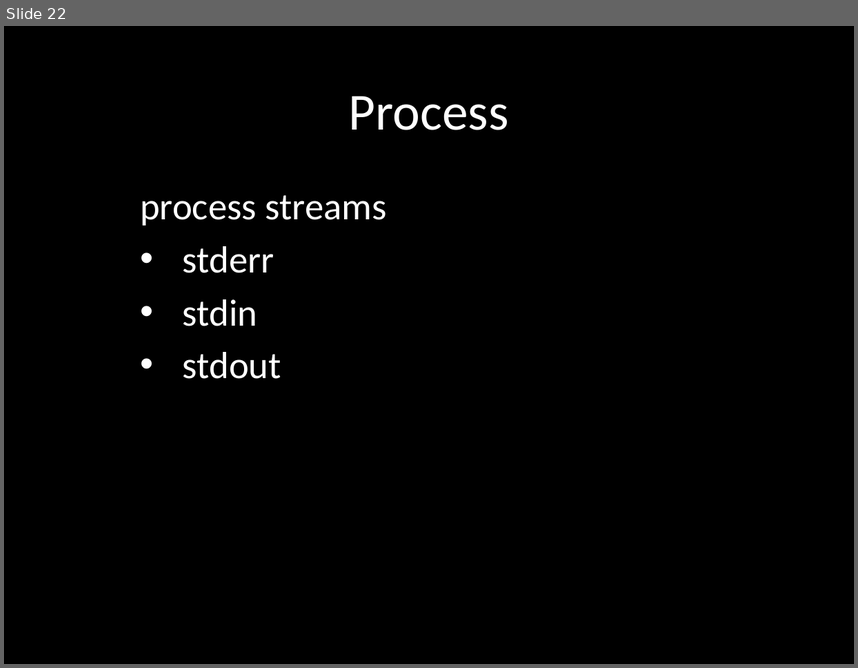
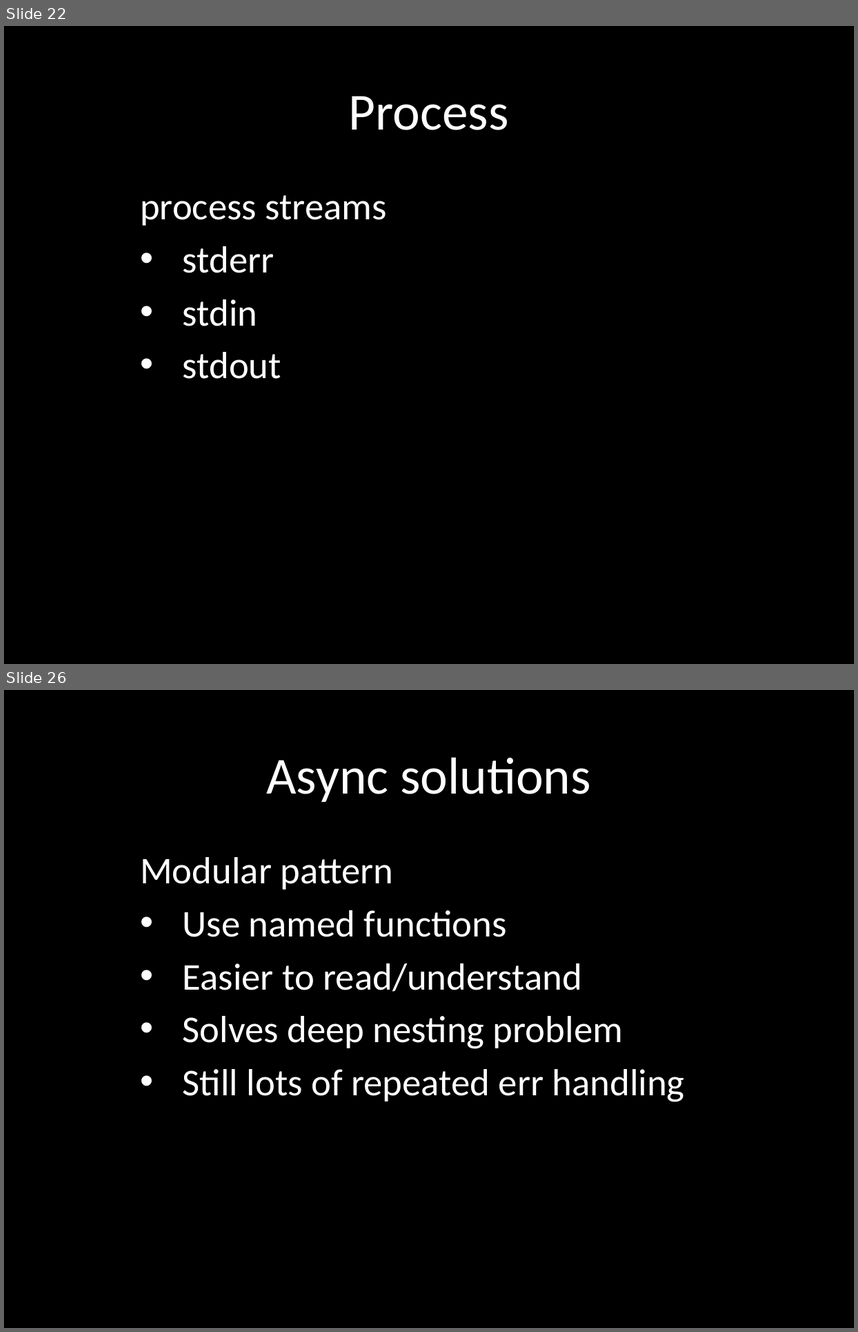
Before and after one commit to eliasjames/training-node, a slide deck: slides/Node Slides Day 2.pptx. Shown one above the other, each under a label of ours: slide 22 before the commit, slides 22 and 26 after it; the slides between them are not shown. The pictures are 858x668 and 858x1332 pixels, drawn with LibreOffice and Linux fonts; fonts in the diff are those of the drawing. Boxes give left, top, right and bottom in pixels: in the first picture for what was removed or moved away, otherwise in the second. Text is boxed around its words. In the diff, an @@ line names an element or a change of style, - is before the commit and + after.

```diff
--- a/slides/Node Slides Day 2.pptx
+++ b/slides/Node Slides Day 2.pptx
@@ slide 26 added at (x1=4, y1=690, x2=854, y2=1328), background #000000 @@
@@ title added at (x1=266, y1=757, x2=590, y2=802), 44 pt, text #FFFFFF @@
+Async solutions
@@ subtitle added at (x1=140, y1=857, x2=685, y2=1102), 32 pt, text #FFFFFF @@
+Modular pattern
+• Use named functions
+• Easier to read/understand
+• Solves deep nesting problem
+• Still lots of repeated err handling
```
Also in this commit, not shown: 6 slides changed, 6 other slides added, 1 slide removed.
